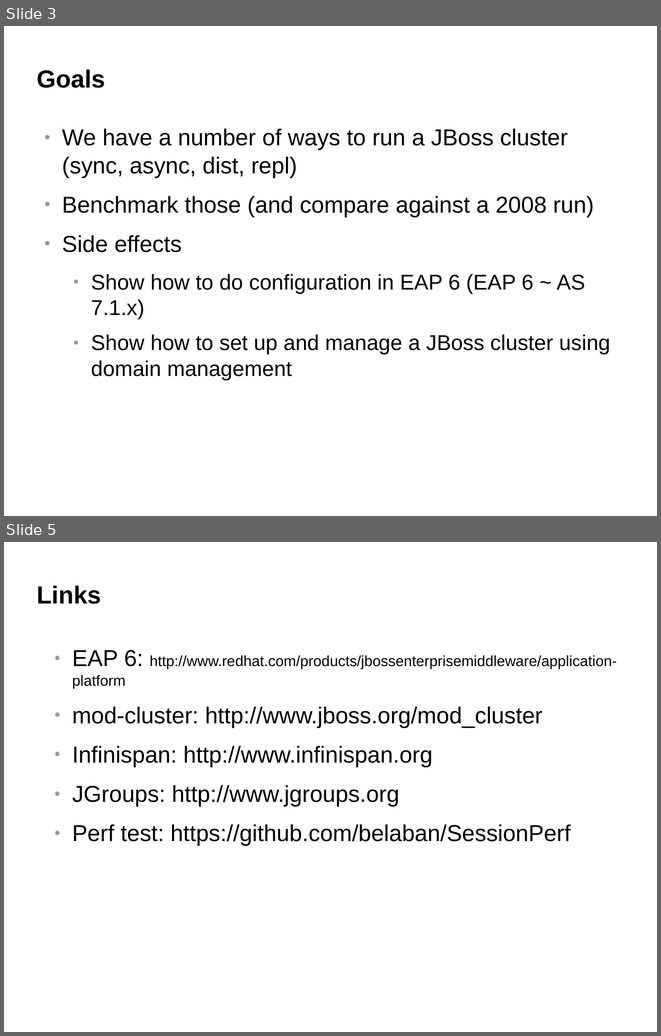
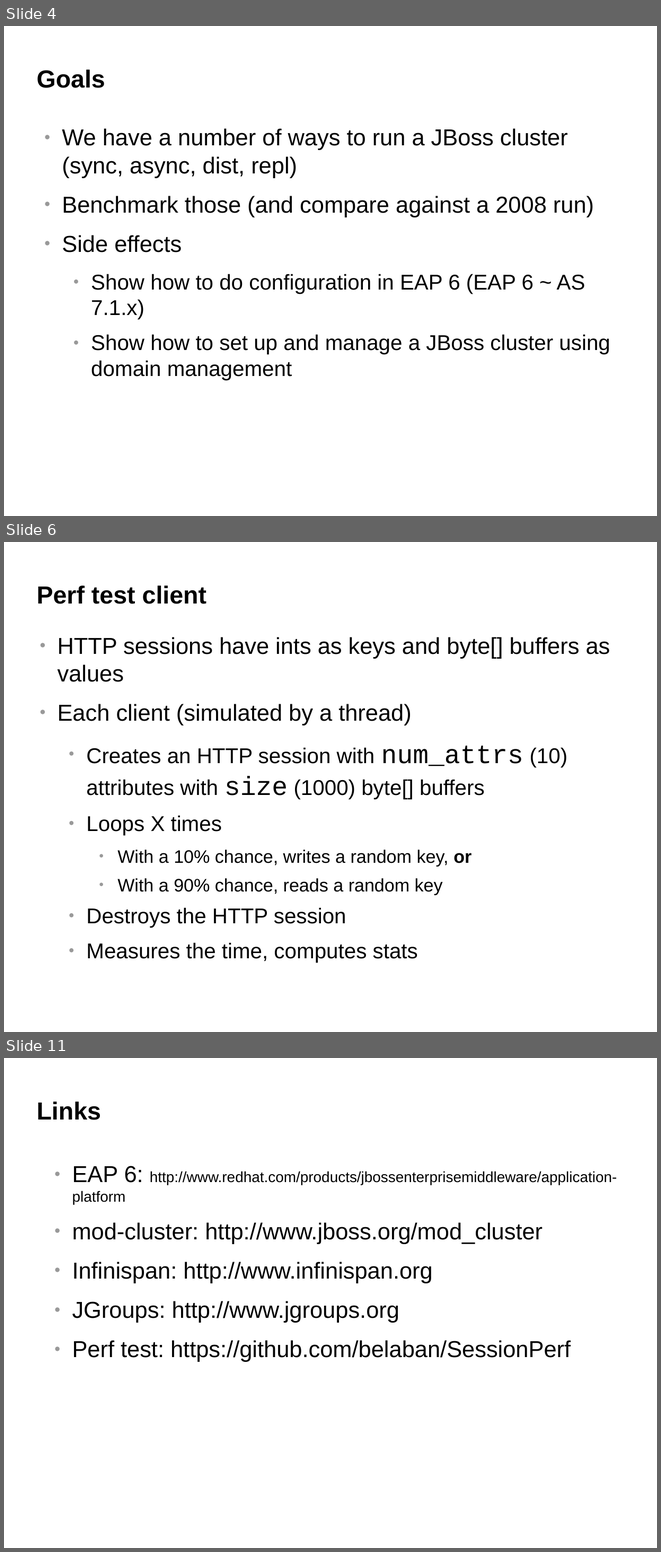
Before and after one commit to belaban/SessionPerf, a slide deck: docs/jbw2012.odp. Shown one above the other, each under a label of ours: slides 3 and 5 before the commit, slides 4, 6 and 11 after it; the slides between them are not shown. The pictures are 661x1036 and 661x1552 pixels, drawn with LibreOffice and Linux fonts; fonts in the diff are those of the drawing; background and template pictures are left out. Boxes give left, top, right and bottom in pixels: in the first picture for what was removed or moved away, otherwise in the second. Text is boxed around its words. In the diff, an @@ line names an element or a change of style, - is before the commit and + after.

```diff
--- a/docs/jbw2012.odp
+++ b/docs/jbw2012.odp
@@ slide 6 added at (4, 542, 657, 1032), background #FFFFFF @@
@@ title added at (37, 585, 206, 604), 30 pt, text #000000, bold @@
+Perf test client
@@ text added at (58, 637, 610, 961), 26 pt, text #000000 @@
+● HTTP sessions have ints as keys and byte[] buffers as values
+● Each client (simulated by a thread)
+  ● Creates an HTTP session with num_attrs (10) attributes with size (1000) byte[] buffers
+  ● Loops X times
+    ● With a 10% chance, writes a random key, or
+    ● With a 90% chance, reads a random key
+  ● Destroys the HTTP session
+  ● Measures the time, computes stats
@@ what was slide 3 is now slide 4 @@
@@ what was slide 5 is now slide 11 @@
```
Also in this commit, not shown: 1 slide changed, 5 other slides added.
